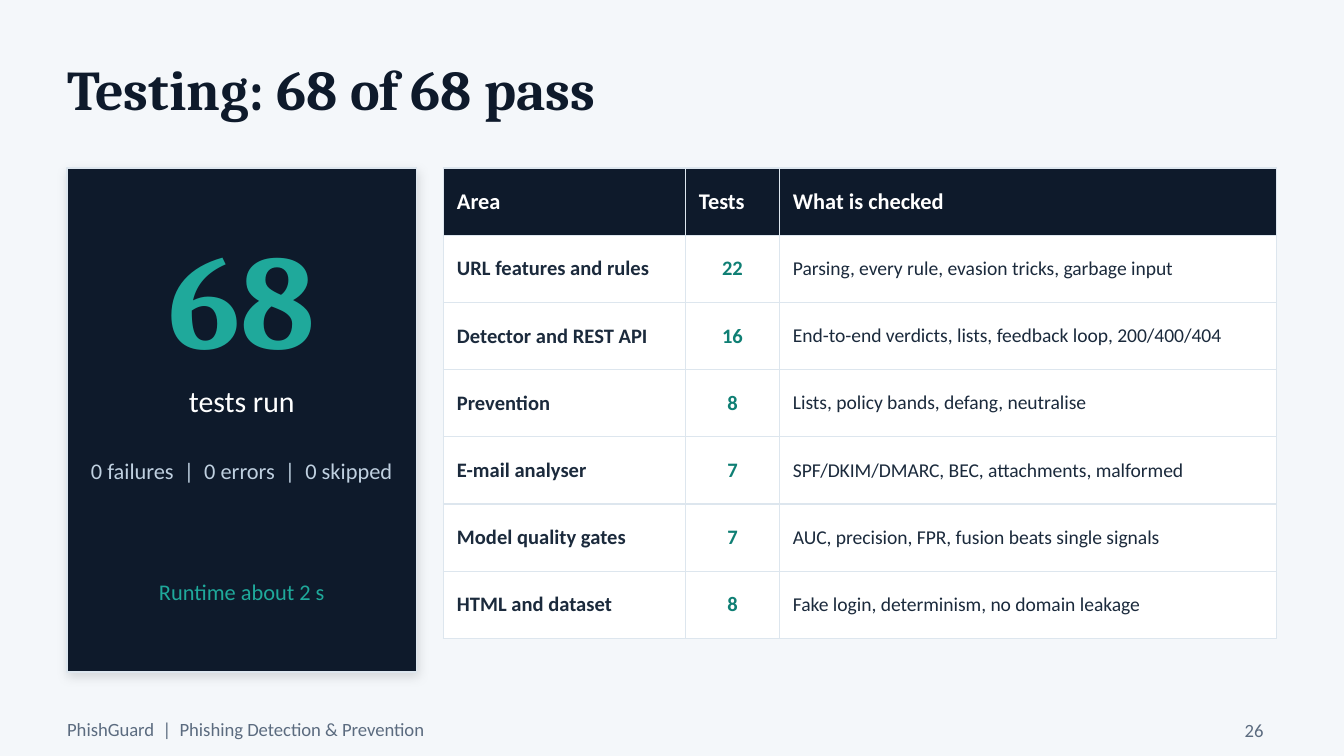
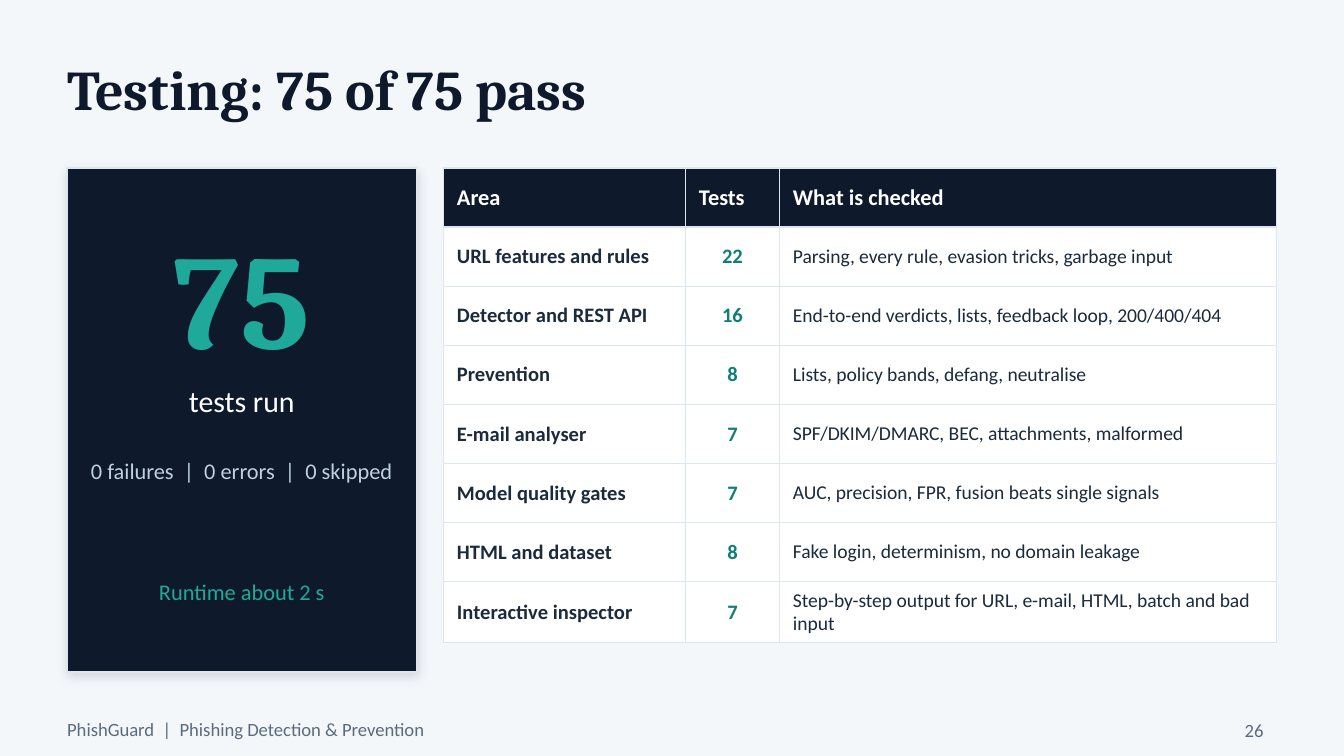
Before and after one commit to AnupamSingh2004/Phish_Guard, a slide deck: slide 26 of docs/PhishGuard_Presentation.pptx. Drawn at 1344x756 pixels with LibreOffice and Linux fonts; fonts in the diff are those of the drawing. Boxes give left, top, right and bottom in pixels: in the first picture for what was removed or moved away, otherwise in the second. Text is boxed around its words. In the diff, an @@ line names an element or a change of style, - is before the commit and + after.

Commit message:
docs: document the interactive tool and update test counts to 75

```diff
--- a/docs/PhishGuard_Presentation.pptx
+++ b/docs/PhishGuard_Presentation.pptx
@@ title at [67,70,586,123]: text changed @@
-Testing: 68 of 68 pass
+Testing: 75 of 75 pass
@@ table at [444,168,1277,637] @@
+row 8: Interactive inspector | 7 | Step-by-step output for URL, e-mail, HTML, batch and bad input
@@ text at [174,259,310,350]: text changed @@
-68
+75
```
Also in this commit, not shown: 1 other slide changed, 6 other files.
